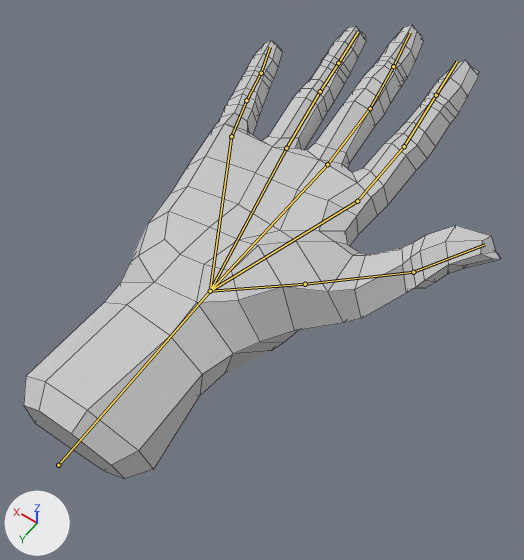
Renders of the Blender file RiggedLowpolyHand.blend from each side of a commit.
Rendered twice from a 50 mm lens placed at (-6.72, 9.53, 13.53), pointed at (-0.72, 1.13, 0.34). The axes (+X, +Y, +Z) are drawn at lower left. The lights are the same throughout. Both versions are drawn at the pose saved in each file; the numbers are the values there. The bones that bend it are drawn over the model as lines. Mesh edges are drawn as thin lines.
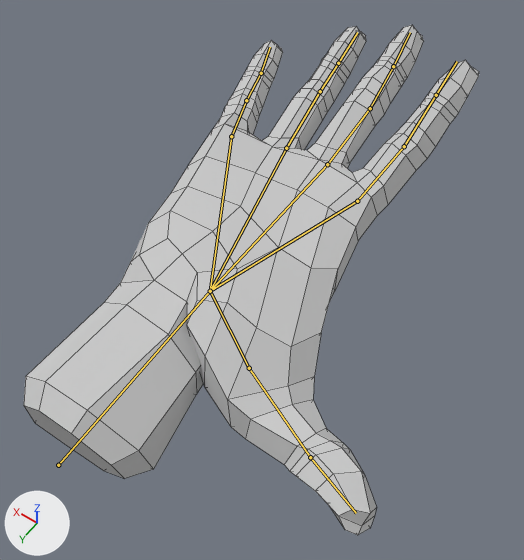
Where the change shows, as pixel boxes [x1, y1, x2, y2] in the pictures (524 x 560 px):
'mesh', posed (13% taller)
    before: [24, 25, 500, 478]
    after: [24, 25, 479, 535]
bone 'Thumb.0', root to tip
    before: (210, 291) to (305, 284)
    after: (210, 291) to (249, 368)

The change in detail:
Bone 'Thumb.0' (bone_thumb_0) turns from (-1, 2, 1) to (0, 0, 57) degrees about its own x, y and z.
